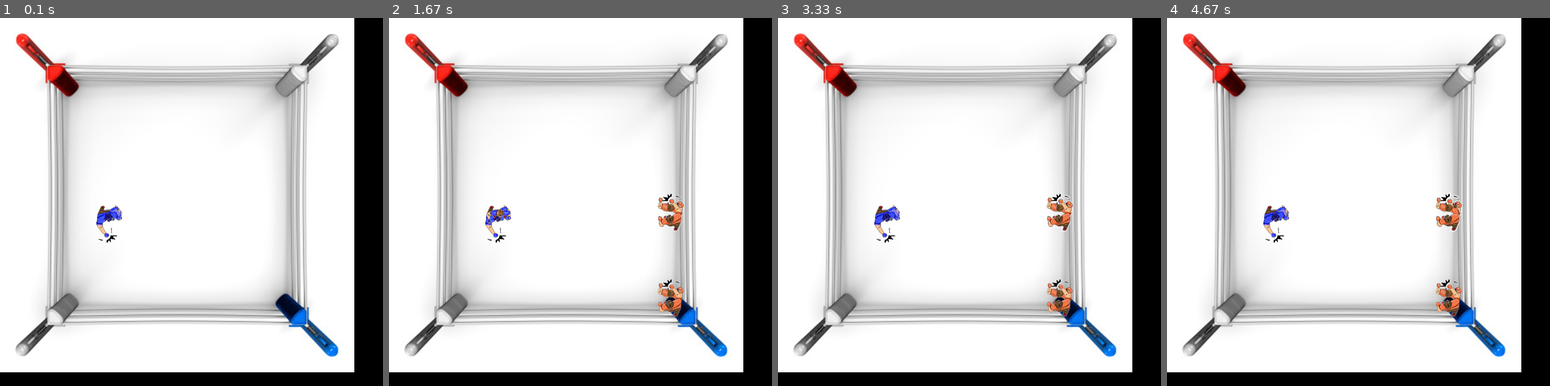
Above: before the commit, frames 1-4 (left to right).
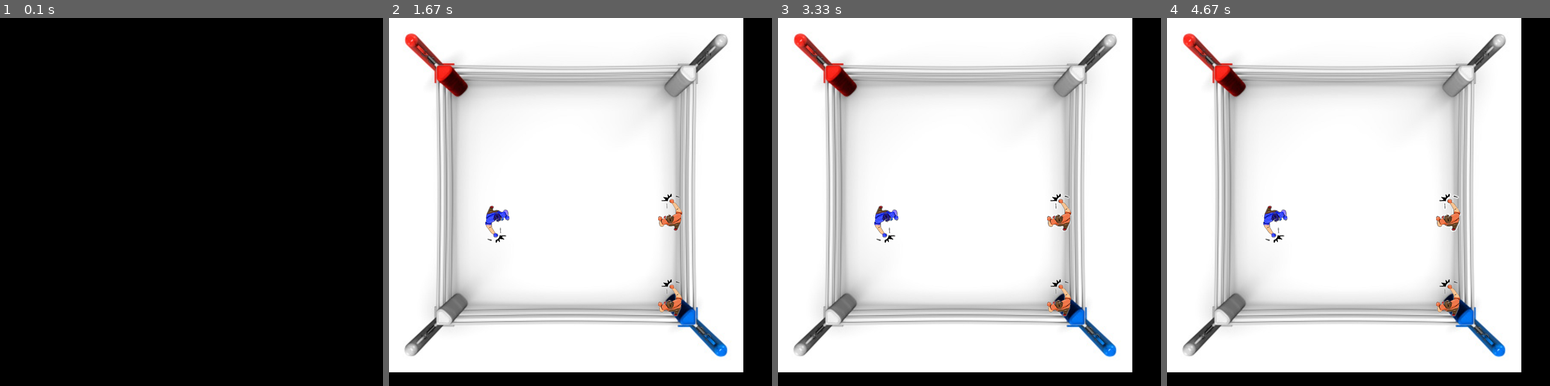
Above: after the commit, the same moments.

Repository: barder60/reinforcementFightingGame
Game: pygame game, started from main.py
Same seed, same stepped clock (60 frames per second), same inputs: the game is played once before the commit and once after it.
Inputs:
- Up to frame 1 (0.1 s): no input
- Up to frame 2 (1.67 s): no input
- Up to frame 3 (3.33 s): no input
- Up to frame 4 (4.67 s): no input

The runs differ from the first frame. In frame 1, 89% of the frame differs, in the area x 0-93%, y 0-97%; in frame 2, 0.4%; in frame 3, 0.3%; in frame 4, 0.3%.

Commit message:
feat(boxer): add last_animation visual boxer

Diff:
--- a/Player.py
+++ b/Player.py
@@ -12,6 +12,7 @@
         self.__qtable = {}
         self.__start = start
         self.__color = color
+        self.__last_animation = ""
 
         for line in range(-self.__environment.lineLength, self.__environment.lineLength):
             for row in range(-self.__environment.rowLength, self.__environment.rowLength):
@@ -73,6 +74,14 @@
     def color(self):
         return self.__color
 
+    @property
+    def last_animation(self):
+        return self.__last_animation
+
+    @last_animation.setter
+    def last_animation(self, last_animation):
+        self.__last_animation = last_animation
+
     def best_action(self, distance, other_player_last_action):
         best = None
         #print(self.__qtable[distance][other_player_last_action])
--- a/pygameEngine.py
+++ b/pygameEngine.py
@@ -1,3 +1,5 @@
+import time
+
 import pygame
 
 from Environnement import Environment as GameBoard
@@ -88,6 +90,7 @@
         PlayerTwo = Player(env, env.playerTwoPosition, "blue")
 
         for i in range(10):
+            time.sleep(0.5)
             count = 0
             PlayerOne.reset()
             PlayerTwo.reset()
@@ -122,36 +125,21 @@
     return (player.state[0] * 200, player.state[1] * 200)
 
 def loopVisualBoxer(player, screen, dead=False):
-    # screen.blit(actionDuPlayer, (posX, posY))
-
+    if player.last_animation != "":
+        player.last_animation = player.last_animation.move(2000, 2000)
     if dead == True:
         if player.color == "red":
-            screen.blit(RED_KO_ANIMATIONS[0], positionVisual(player))
-            pygame.display.update()
-            screen.blit(RED_KO_ANIMATIONS[1], positionVisual(player))
-            pygame.display.update()
-            screen.blit(RED_KO_ANIMATIONS[2], positionVisual(player))
+            player.last_animation = screen.blit(RED_KO_ANIMATIONS[2], positionVisual(player))
         else:
-            screen.blit(BLUE_KO_ANIMATIONS[0], positionVisual(player))
-            pygame.display.update()
-            screen.blit(BLUE_KO_ANIMATIONS[1], positionVisual(player))
-            pygame.display.update()
-            screen.blit(BLUE_KO_ANIMATIONS[2], positionVisual(player))
+            player.last_animation = screen.blit(BLUE_KO_ANIMATIONS[2], positionVisual(player))
     elif player.lastAction == "ATT_RIGHT":
         if player.color == "red":
-            screen.blit(RED_PUNCH_RIGHT_ANIMATION[0], positionVisual(player))
-            pygame.display.update()
-            screen.blit(RED_PUNCH_RIGHT_ANIMATION[1], positionVisual(player))
-            pygame.display.update()
-            screen.blit(RED_PUNCH_RIGHT_ANIMATION[2], positionVisual(player))
+            player.last_animation = screen.blit(RED_PUNCH_RIGHT_ANIMATION[2], positionVisual(player))
         else:
-            screen.blit(BLUE_PUNCH_RIGHT_ANIMATION[0], positionVisual(player))
-            pygame.display.update()
-            screen.blit(BLUE_PUNCH_RIGHT_ANIMATION[1], positionVisual(player))
-            pygame.display.update()
-            screen.blit(BLUE_PUNCH_RIGHT_ANIMATION[2], positionVisual(player))
-        print(positionVisual(player))
-        # print(player.color, player.lastAction)
+            player.last_animation = screen.blit(BLUE_PUNCH_RIGHT_ANIMATION[2], positionVisual(player))
+
+        pygame.display.update()
+        print(player.color, player.lastAction)
 
 
 
